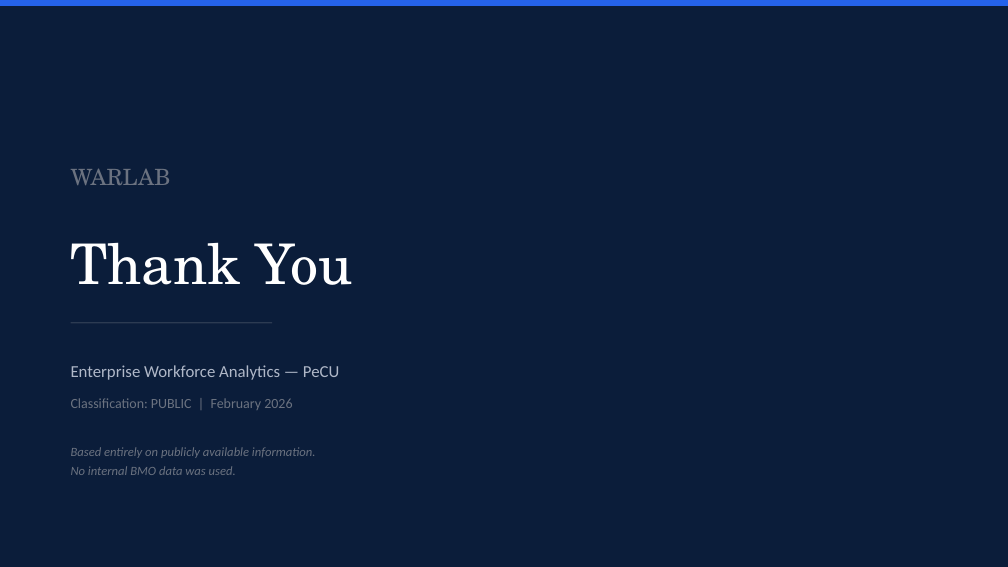
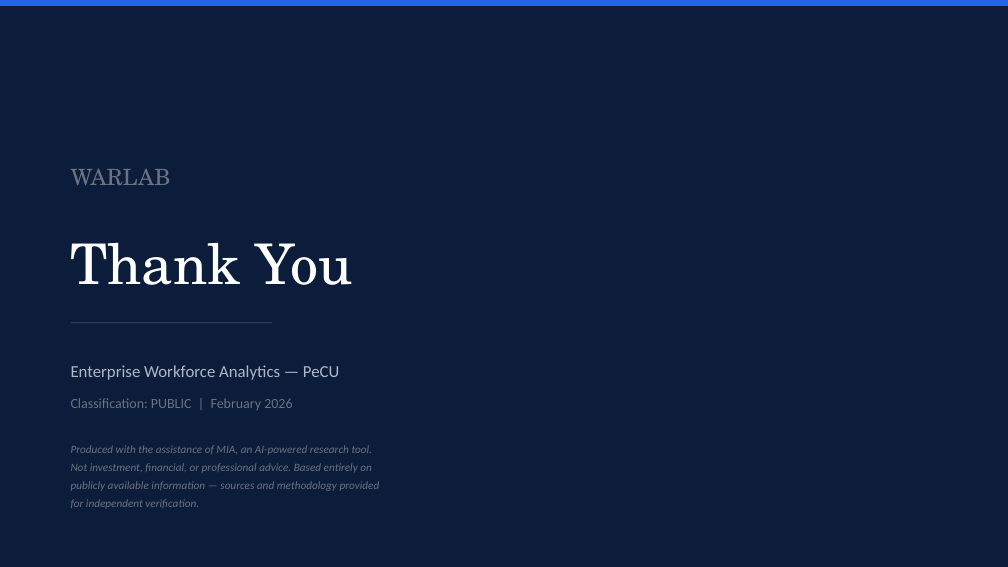
Before and after one commit to WARLAB01/canadian-big6-toca-analysis, a slide deck: slide 15 of docs/BMO_Workforce_Analytics_Briefing.pptx. Drawn at 1008x567 pixels with LibreOffice and Linux fonts; fonts in the diff are those of the drawing. Boxes give left, top, right and bottom in pixels: in the first picture for what was removed or moved away, otherwise in the second. Text is boxed around its words. In the diff, an @@ line names an element or a change of style, - is before the commit and + after.

```diff
--- a/docs/BMO_Workforce_Analytics_Briefing.pptx
+++ b/docs/BMO_Workforce_Analytics_Briefing.pptx
@@ text at bbox=[71, 445, 380, 508]: text changed; size 9 to 8 pt @@
-Based entirely on publicly available information.
-No internal BMO data was used.
+Produced with the assistance of MIA, an AI-powered research tool.
+Not investment, financial, or professional advice. Based entirely on
+publicly available information — sources and methodology provided
+for independent verification.
```
Also in this commit, not shown: 5 other files.
